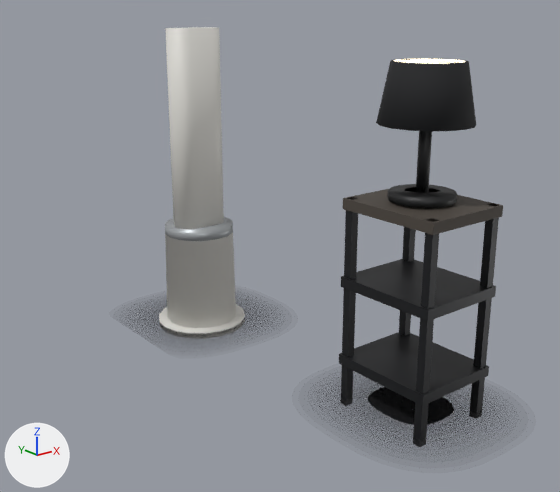
What one commit did to the glTF model backend/uploads/models/model_205.glb.
The view is the same before and after, from a 50 mm camera at (-1.16, -4.49, 1.13) aimed at (0.47, -2.45, 0.31). The axes (+X, +Y, +Z) are drawn at lower left. The lights are the same throughout. The picture after the commit comes second. Vertices at exactly the same position are counted once.

Before the edit, the objects in view are built like this:
```python
me_mesh_0 = bpy.data.meshes.new('Mesh_0')
me_mesh_0.from_pydata(...)  # 986 vertices, 1252 faces; spans x 0.02..0.69, y -3.48..-1.9, z 0.0..1.05
me_mesh_0.materials.append(mat_csh66)  # black #26262a
me_mesh_0.materials.append(mat_m2met)  # black #232427
me_mesh_0.materials.append(mat_m2tw)  # dark grey #4c453e
me_mesh_0.materials.append(mat_m2lb)  # black #141517
me_mesh_0.materials.append(mat_m2ls)  # black #191a1d
me_mesh_0.materials.append(mat_m2bulb)  # pale yellow #fff3dd, glowing beige #fff0d2
me_mesh_0.materials.append(mat_m2fw)  # light grey #e2e0da
me_mesh_0.materials.append(mat_m2fan2)  # grey #a9adb0
me_mesh_0.materials.append(mat_m2fan3)  # light grey #c2c6c8
ob_root = bpy.data.objects.new('root', me_mesh_0)
ob_root.location = (0.0, 0.0, 0.0)
```
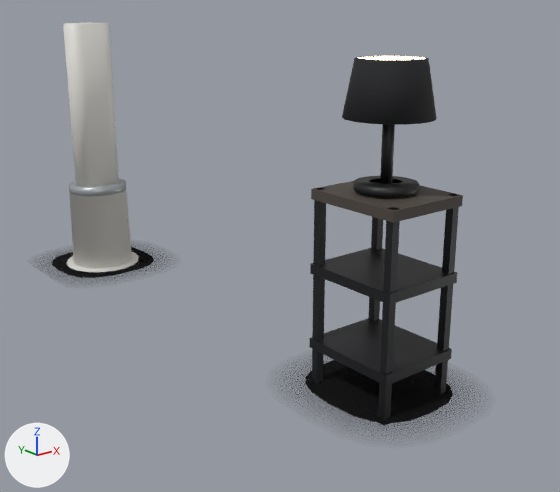
The change, as a diff of the scene's bpy script:
```diff
--- a/backend/uploads/models/model_205.glb.py
+++ b/backend/uploads/models/model_205.glb.py
@@ me_mesh_0 @@
 # used by ob_root; location = (0.0, 0.0, 0.0)
-me_mesh_0.from_pydata(...)  # 986 vertices, 1252 faces; spans x 0.02..0.69, y -3.48..-1.9, z 0.0..1.05
+me_mesh_0.from_pydata(...)  # 998 vertices, 1252 faces; spans x 0.02..0.7, y -3.35..-1.08, z 0.0..1.05
+# me_mesh_0 part 1: the loose piece of 8 vertices spanning x 0.25..0.53, y -3.31..-2.99, z 0.13..0.16 is moved by (0.01, 0.14, 0.0)
+# me_mesh_0 part 2: the loose piece of 8 vertices spanning x 0.25..0.53, y -3.31..-2.99, z 0.37..0.4 is moved by (0.01, 0.14, 0.0)
+# me_mesh_0 part 3: the loose piece of 8 vertices spanning x 0.26..0.28, y -3.03..-3.0, z 0.0..0.62 is moved by (0.01, 0.14, 0.0)
+# me_mesh_0 part 4: the loose piece of 8 vertices spanning x 0.5..0.52, y -3.03..-3.0, z 0.0..0.62 is moved by (0.01, 0.14, 0.0)
+# me_mesh_0 part 5: the loose piece of 8 vertices spanning x 0.26..0.28, y -3.31..-3.28, z 0.0..0.62 is moved by (0.01, 0.14, 0.0)
+# me_mesh_0 part 6: the loose piece of 8 vertices spanning x 0.5..0.52, y -3.31..-3.28, z 0.0..0.62 is moved by (0.01, 0.14, 0.0)
+# me_mesh_0 part 7: the loose piece of 8 vertices spanning x 0.25..0.53, y -3.31..-2.99, z 0.59..0.62 is moved by (0.01, 0.14, 0.0)
+# me_mesh_0 part 8: the loose piece of 47 vertices spanning x 0.3..0.48, y -3.24..-3.07, z 0.63..0.84 is moved by (0.01, 0.14, 0.0)
+# me_mesh_0 part 9: the loose piece of 63 vertices spanning x 0.26..0.52, y -3.28..-3.03, z 0.83..0.99 is moved by (0.01, 0.14, 0.0)
+# me_mesh_0 part 10: the loose piece of 88 vertices spanning x 0.12..0.44, y -2.38..-2.07, z 0.0..0.38 is moved by (0.01, 0.82, 0.0)
+# me_mesh_0 part 11: the loose piece of 40 vertices spanning x 0.19..0.37, y -2.28..-2.17, z 0.38..1.05 is moved by (0.01, 0.82, 0.0)
+# me_mesh_0 part 12: the loose piece of 33 vertices spanning x 0.18..0.6, y -3.39..-2.92, z 0.02 is rebuilt with 21 vertices and now spans x 0.19..0.61, y -3.25..-2.79, z 0.02
+# me_mesh_0 part 13: the loose piece of 33 vertices spanning x 0.2..0.58, y -3.36..-2.95, z 0.02 is rebuilt with 21 vertices and now spans x 0.2..0.59, y -3.23..-2.8, z 0.02
+# me_mesh_0 part 14: the loose piece of 33 vertices spanning x 0.13..0.65, y -3.44..-2.87, z 0.02 is rebuilt with 21 vertices and now spans x 0.13..0.67, y -3.31..-2.73, z 0.02
+# me_mesh_0 part 15: 10 loose pieces with 330 vertices, spanning x 0.02..0.61, y -2.55..-1.9, z 0.02, are deleted
+# me_mesh_0 part 16: 7 vertices moved within x 0.17..0.51, y -3.21..-2.91, z 0.02; 211 vertices removed from x 0.09..0.69, y -3.48..-2.83, z 0.02; 253 vertices added at x 0.09..0.7, y -3.35..-2.69, z 0.02
+# me_mesh_0 part 17: 336 vertices added at x 0.02..0.62, y -1.73..-1.08, z 0.02
+# other edits to the shape of me_mesh_0 do not show in these pictures
 me_mesh_0.materials.append(mat_csh66)
```

Pixel boxes (x1, y1, x2, y2) of what changed, in the pictures (560 x 492 px; the box of a moved part takes in the faces that stretch with it):
'root', reshaped (10% wider): before (109, 27, 536, 473); after (25, 23, 496, 449)
part 1 of me_mesh_0, moved or reshaped: before (339, 332, 489, 406); after (309, 319, 452, 386)
part 2 of me_mesh_0, moved or reshaped: before (341, 259, 496, 321); after (310, 248, 457, 305)
part 3 of me_mesh_0, moved or reshaped: before (341, 197, 358, 400); after (312, 189, 326, 382)
part 4 of me_mesh_0, moved or reshaped: before (399, 227, 416, 336); after (368, 217, 383, 321)
part 5 of me_mesh_0, moved or reshaped: before (413, 218, 439, 441); after (378, 207, 400, 419)
part 6 of me_mesh_0, moved or reshaped: before (470, 204, 499, 413); after (434, 195, 459, 394)
part 7 of me_mesh_0, moved or reshaped: before (343, 189, 503, 235); after (311, 181, 463, 223)
part 8 of me_mesh_0, moved or reshaped: before (387, 131, 457, 208); after (353, 124, 419, 198)
part 9 of me_mesh_0, moved or reshaped: before (376, 58, 476, 132); after (342, 56, 437, 125)
part 10 of me_mesh_0, moved or reshaped: before (159, 217, 245, 333); after (67, 178, 138, 272)
part 11 of me_mesh_0, moved or reshaped: before (165, 27, 224, 229); after (63, 23, 119, 187)
part 12 of me_mesh_0, rebuilt (8% narrower, 9% shorter): before (326, 374, 499, 450); after (300, 358, 459, 427)
part 13 of me_mesh_0, rebuilt: before (336, 377, 488, 444); after (306, 360, 453, 423)
part 14 of me_mesh_0, rebuilt (9% shorter): before (307, 370, 519, 463); after (278, 355, 482, 440)
part 15 of me_mesh_0, deleted: before (109, 285, 298, 359)
part 16 of me_mesh_0, moved or reshaped: before (292, 363, 536, 473); after (265, 349, 496, 449)
part 17 of me_mesh_0, added: after (25, 239, 182, 289)
